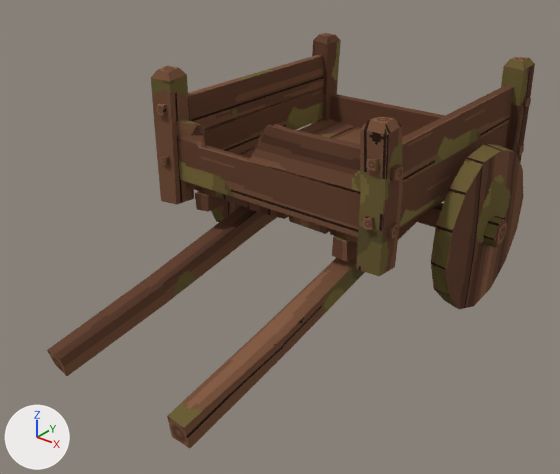
A saved change to the Blender file output/anthill/models-v1/AN19-handcart/AN19_Handcart.blend.
Both versions are drawn from a 50 mm camera at (2.15, -2.77, 2.05) aimed at (0.02, -0.11, 0.4). The axes (+X, +Y, +Z) are drawn at lower left. The lights are the same throughout. The older version comes first.

Names of what the first picture shows: 'AN19a_Props', 'AN19a_Wood'.
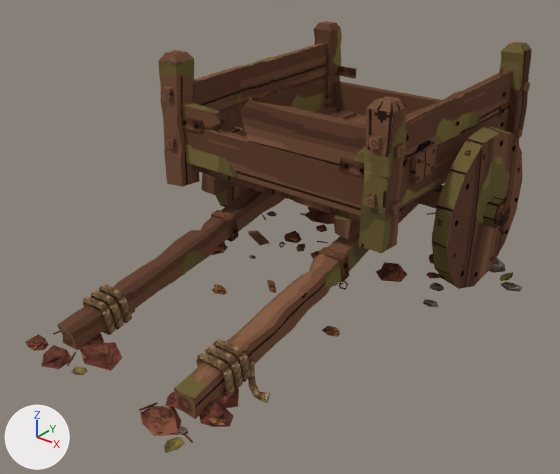
Location of each change, (x1, y1, x2, y2) in pixels of the pictures (560 x 474 px; the box of a moved part takes in the faces that stretch with it):
'AN19a_Wood', reshaped: before (47, 35, 535, 448); after (58, 23, 532, 419)
'AN19a_Props', reshaped: before (48, 33, 531, 448); after (25, 21, 530, 453)
part 1 of me_an19a_wood, moved or reshaped: before (211, 147, 255, 222); after (216, 185, 249, 207)
part 2 of me_an19a_wood, moved or reshaped: before (431, 144, 523, 309); after (432, 126, 522, 289)
part 3 of me_an19a_wood, moved or reshaped: before (483, 216, 505, 248); after (483, 197, 504, 228)
part 4 of me_an19a_wood, moved or reshaped: before (402, 85, 513, 183); after (411, 144, 437, 185)
part 5 of me_an19a_wood, rebuilt: before (47, 205, 277, 376); after (58, 188, 285, 350)
part 6 of me_an19a_wood, rebuilt: before (168, 221, 416, 448); after (174, 201, 419, 419)
part 7 of me_an19a_wood, rebuilt: before (186, 119, 355, 197); after (202, 173, 239, 195)
part 8 of me_an19a_wood, rebuilt (6% shorter): before (214, 127, 361, 207); after (221, 114, 366, 189)
part 9 of me_an19a_wood, rebuilt (mostly hidden): before (250, 203, 289, 219); after (254, 183, 293, 199)
part 10 of me_an19a_wood, rebuilt: before (288, 215, 330, 234); after (293, 195, 334, 213)
part 11 of me_an19a_wood, rebuilt: before (330, 196, 446, 243); after (334, 215, 360, 239)
part 12 of me_an19a_wood, rebuilt: before (204, 88, 323, 155); after (219, 77, 326, 137)
part 13 of me_an19a_wood, rebuilt (7% shorter): before (188, 55, 324, 128); after (193, 43, 327, 111)
part 14 of me_an19a_wood, rebuilt (10% shorter): before (399, 123, 508, 227); after (398, 112, 507, 206)
part 15 of me_an19a_wood, deleted: before (158, 98, 528, 240)
part 16 of me_an19a_wood, cut back: before (151, 35, 535, 276); after (158, 23, 532, 253)
part 17 of me_an19a_props, deleted: before (48, 33, 531, 376)
part 18 of me_an19a_props, reshaped: after (163, 21, 530, 337)
part 19 of me_an19a_props, built on: before (167, 416, 190, 448); after (25, 284, 270, 453)

Patch to the scene script:
```diff
--- a/output/anthill/models-v1/AN19-handcart/AN19_Handcart.blend.py
+++ b/output/anthill/models-v1/AN19-handcart/AN19_Handcart.blend.py
@@ me_an19a_wood @@
-me_an19a_wood.from_pydata(...)  # 462 vertices, 356 faces; spans x -0.86..0.86, y -1.2..1.2, z 0.0..1.15
+me_an19a_wood.from_pydata(...)  # 1748 vertices, 1670 faces; spans x -0.92..0.81, y -1.09..1.3, z 0.0..1.2
+# me_an19a_wood part 1: the loose piece of 30 vertices spanning x -0.8..-0.68, y 0.15..0.97, z 0.0..0.83 is moved by (-0.06, 0.1, 0.05)
+# me_an19a_wood part 2: the loose piece of 30 vertices spanning x 0.68..0.8, y 0.15..0.97, z 0.0..0.83 is moved by (-0.06, 0.1, 0.05)
+# me_an19a_wood part 3: the loose piece of 12 vertices spanning x 0.78..0.86, y 0.48..0.64, z 0.35..0.48 is moved by (-0.06, 0.1, 0.05)
+# me_an19a_wood part 4: the loose piece of 8 vertices spanning x 0.57..0.63, y -0.22..1.14, z 0.79..1.0 is scaled about its middle by (0.471, 0.135, 0.68), then moved by (-0.02, -0.24, -0.09)
+# me_an19a_wood part 5: the loose piece of 16 vertices spanning x -0.42..-0.27, y -1.2..0.81, z 0.03..0.5 is rebuilt with 144 vertices and now spans x -0.48..-0.32, y -1.09..0.91, z 0.08..0.55
+# me_an19a_wood part 6: the loose piece of 16 vertices spanning x 0.28..0.42, y -1.19..0.81, z 0.02..0.49 is rebuilt with 144 vertices and now spans x 0.22..0.38, y -1.09..0.91, z 0.07..0.55
+# me_an19a_wood part 7: the loose piece of 8 vertices spanning x -0.57..-0.35, y -0.18..1.11, z 0.53..0.59 is rebuilt with 26 vertices and now spans x -0.52..-0.43, y -0.1..1.22, z 0.49..0.59
+# me_an19a_wood part 8: the loose piece of 8 vertices spanning x -0.35..-0.12, y -0.18..1.1, z 0.54..0.59 is rebuilt with 82 vertices and now spans x -0.4..-0.17, y -0.08..1.21, z 0.58..0.64
+# me_an19a_wood part 9: the loose piece of 8 vertices spanning x -0.12..0.11, y -0.18..1.11, z 0.53..0.58 is rebuilt with 42 vertices and now spans x -0.18..0.05, y -0.08..1.21, z 0.58..0.64
+# me_an19a_wood part 10: the loose piece of 8 vertices spanning x 0.12..0.34, y -0.18..1.11, z 0.53..0.58 is rebuilt with 74 vertices and now spans x 0.06..0.29, y -0.08..1.2, z 0.58..0.64
+# me_an19a_wood part 11: the loose piece of 8 vertices spanning x 0.36..0.58, y -0.18..1.1, z 0.53..0.58 is rebuilt with 26 vertices and now spans x 0.32..0.41, y -0.1..1.23, z 0.49..0.59
+# me_an19a_wood part 12: the loose piece of 8 vertices spanning x -0.62..-0.56, y -0.21..1.14, z 0.58..0.8 is rebuilt with 82 vertices and now spans x -0.68..-0.61, y -0.11..1.23, z 0.63..0.85
+# me_an19a_wood part 13: the loose piece of 8 vertices spanning x -0.63..-0.56, y -0.21..1.14, z 0.8..1.0 is rebuilt with 82 vertices and now spans x -0.68..-0.62, y -0.11..1.24, z 0.84..1.04
+# me_an19a_wood part 14: the loose piece of 8 vertices spanning x 0.56..0.63, y -0.21..1.14, z 0.59..0.81 is rebuilt with 82 vertices and now spans x 0.51..0.57, y -0.11..1.23, z 0.64..0.85
+# me_an19a_wood part 15: 15 loose pieces with 125 vertices, spanning x -0.69..0.7, y -0.27..1.19, z 0.62..0.98, are deleted
+# me_an19a_wood part 16: 147 vertices removed from x -0.86..0.86, y -0.26..1.2, z 0.36..1.15; 870 vertices added at x -0.92..0.81, y -0.17..1.3, z 0.0..1.2
+# other edits to the shape of me_an19a_wood do not show in these pictures
 me_an19a_wood.materials.append(mat_m_ant_wood)
@@ me_an19a_props @@
-me_an19a_props.from_pydata(...)  # 132 vertices, 32 faces; spans x -0.86..0.86, y -1.2..1.2, z 0.02..1.15
+me_an19a_props.from_pydata(...)  # 2482 vertices, 2118 faces; spans x -0.94..0.94, y -1.31..1.31, z 0.05..1.2
+# me_an19a_props part 17: 30 loose pieces with 124 vertices, spanning x -0.86..0.86, y -1.2..1.19, z 0.03..1.15, are deleted
+# me_an19a_props part 18: 3 vertices removed from x 0.58..0.63, y 1.19..1.2, z 0.67..0.72; 1893 vertices added at x -0.94..0.94, y -0.29..1.31, z 0.05..1.2
+# me_an19a_props part 19: 4 vertices removed from x 0.32..0.42, y -1.19..-1.17, z 0.02..0.13; 588 vertices added at x -0.64..0.52, y -1.31..-0.73, z 0.06..0.27
 me_an19a_props.materials.append(mat_m_ant_props)
```
